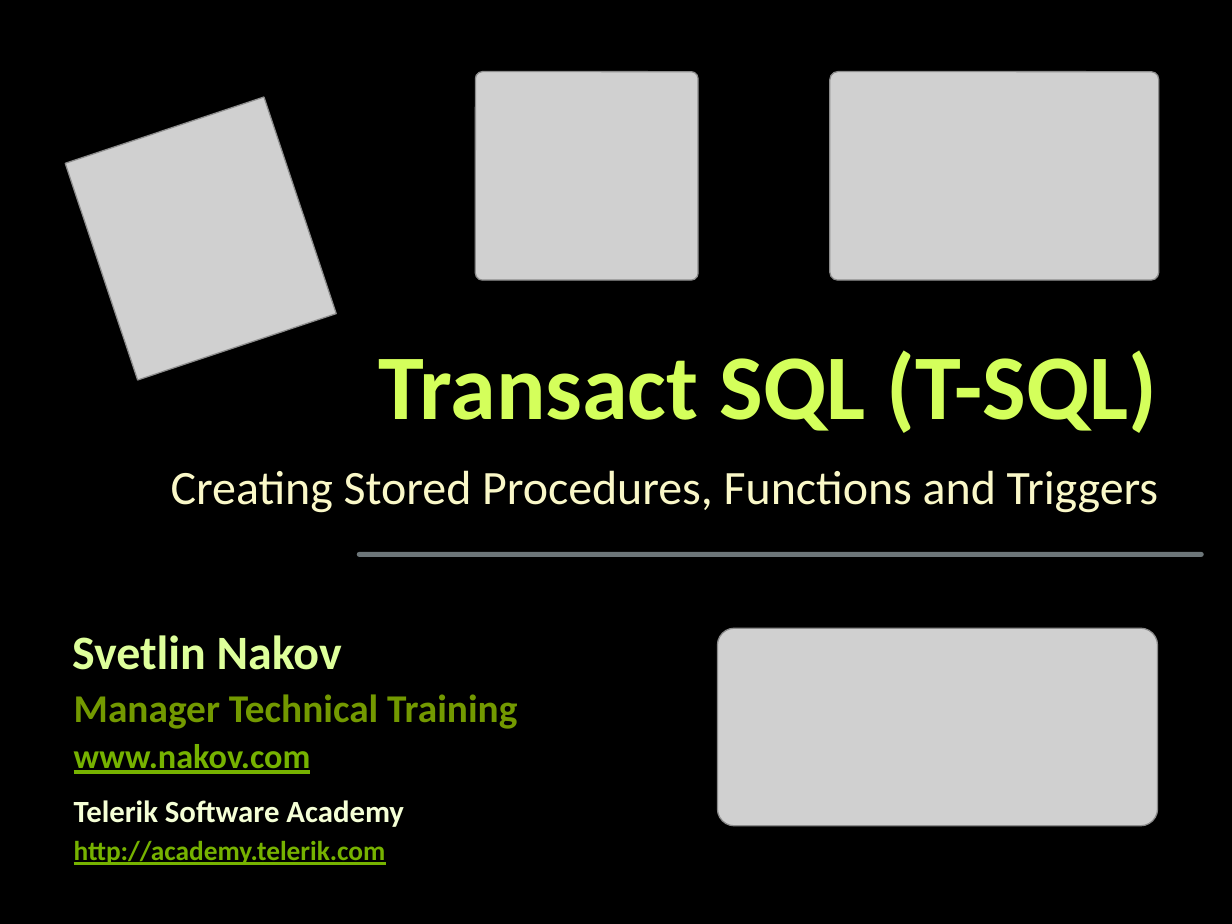
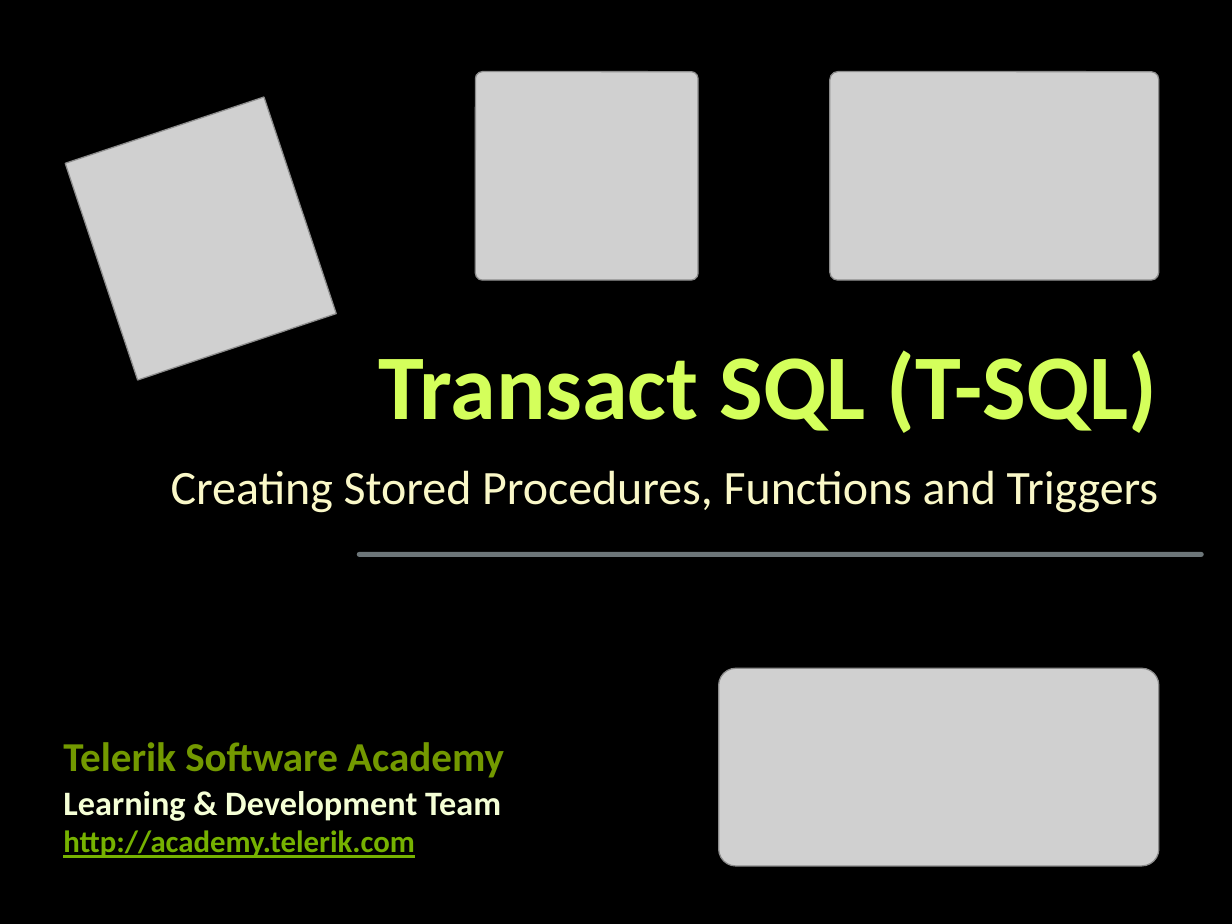
Before and after one commit to martin-nikolov/Telerik-Academy, a slide deck: slide 1 of Databases/06. Transact SQL (T-SQL)/Transact-SQL.pptx. Drawn at 1232x924 pixels with LibreOffice and Linux fonts; fonts in the diff are those of the drawing; grey boxes stand for pictures; background and template pictures are left out. Boxes give left, top, right and bottom in pixels: in the first picture for what was removed or moved away, otherwise in the second. Text is boxed around its words. In the diff, an @@ line names an element or a change of style, - is before the commit and + after.

```diff
--- a/Databases/06. Transact SQL (T-SQL)/Transact-SQL.pptx
+++ b/Databases/06. Transact SQL (T-SQL)/Transact-SQL.pptx
@@ text removed at (72,635,342,670) @@
-Svetlin Nakov
@@ picture: place and size @@
-picture at (717,628,1157,825)
+picture at (718,668,1158,865)
@@ text removed at (74,694,517,729) @@
-Manager Technical Training
@@ text "Telerik Software Academy": place and size @@
-text "Telerik Software Academy" at (74,800,404,827)
+text "Telerik Software Academy" at (63,742,504,778)
@@ text "Telerik Software Academy" at (63,742,504,778): size 18 to 24 pt, text colour #F5FFD6 to #739900; more space between paragraphs @@
@@ text removed at (74,744,311,774) @@
-www.nakov.com
@@ text added at (63,791,501,821), 20 pt, text #F5FFD6, bold @@
+Learning & Development Team
@@ text "http://academy.telerik.com": place and size @@
-text "http://academy.telerik.com" at (74,841,386,865)
+text "http://academy.telerik.com" at (63,830,414,858)
@@ text "http://academy.telerik.com" at (63,830,414,858): size 16 to 18 pt; more space between paragraphs @@
```
Also in this commit, not shown: 2 other slides changed, 4 other files.
